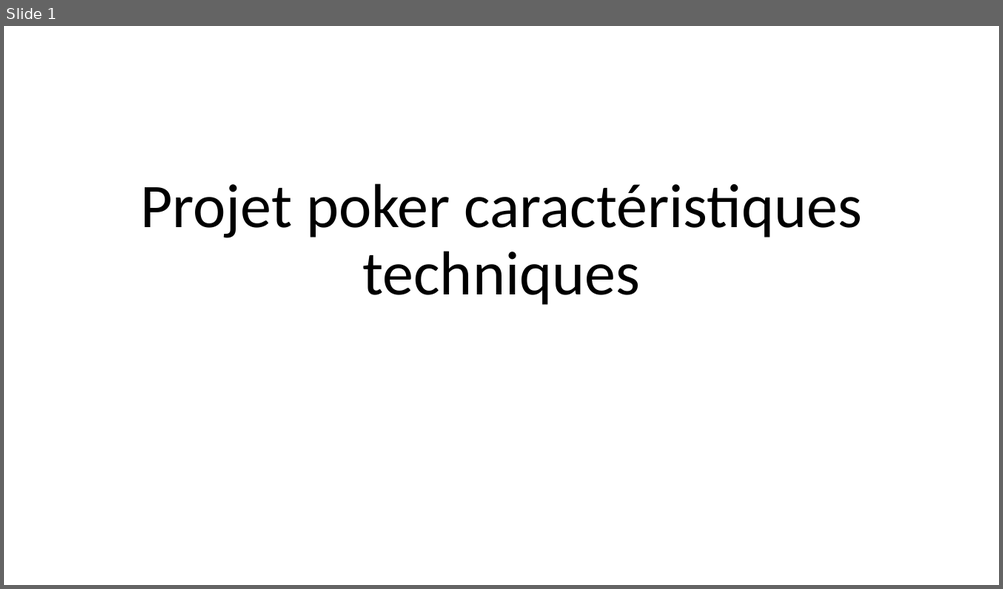
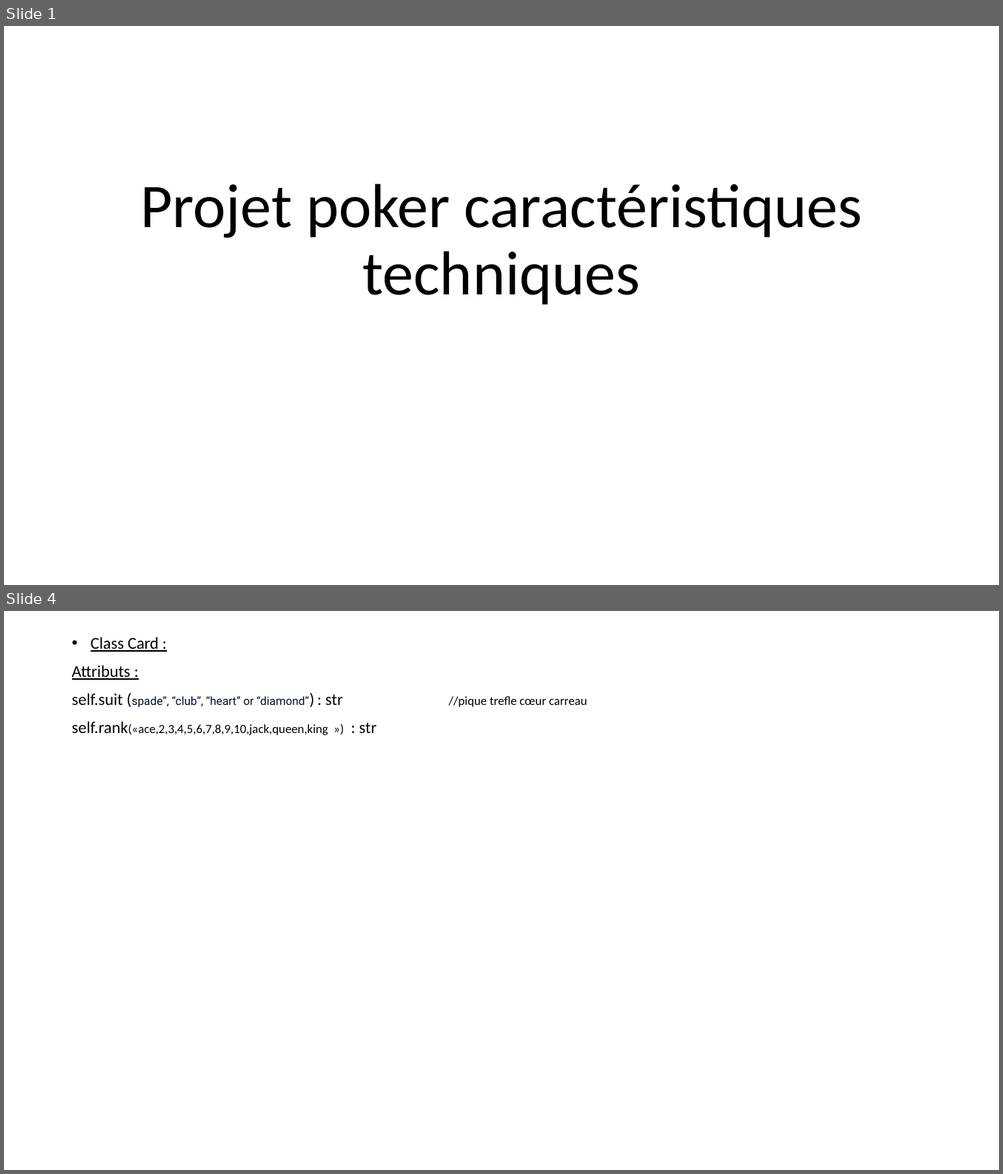
Before and after one commit to TooFuW/ProjetPoker, a slide deck: caractéristiques_techniques.pptx. Shown one above the other, each under a label of ours: slide 1 before the commit, slides 1 and 4 after it; the slides between them are not shown. The pictures are 1003x589 and 1003x1174 pixels, drawn with LibreOffice and Linux fonts; fonts in the diff are those of the drawing. Boxes give left, top, right and bottom in pixels: in the first picture for what was removed or moved away, otherwise in the second. Text is boxed around its words. In the diff, an @@ line names an element or a change of style, - is before the commit and + after.

```diff
--- a/caractéristiques_techniques.pptx
+++ b/caractéristiques_techniques.pptx
@@ slide 4 added at <box>4,611,999,1170</box>, background #FFFFFF @@
@@ text added at <box>72,637,377,735</box>, 12 pt, text #000000 @@
+• Class Card :
+Attributs :
+self.suit (spade”, “club”, “heart” or “diamond”) : str //pique trefle cœur carreau
+self.rank(«ace,2,3,4,5,6,7,8,9,10,jack,queen,king ») : str
```
Also in this commit, not shown: 4 other slides added, 1 slide removed.
